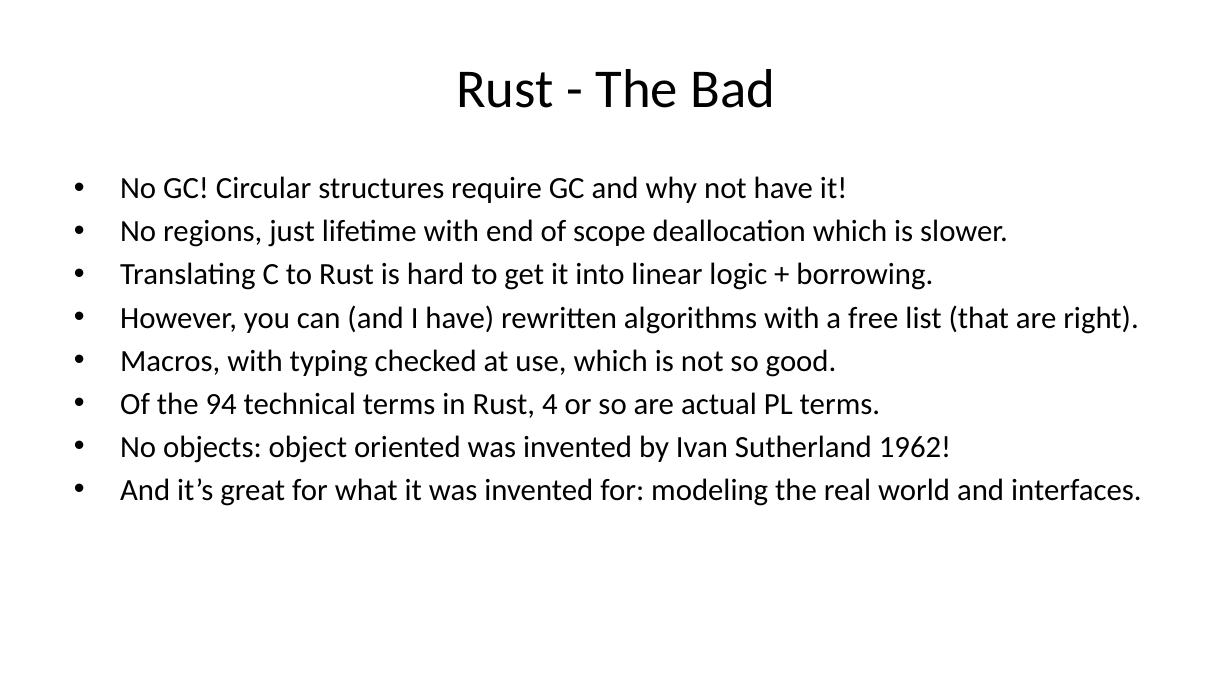
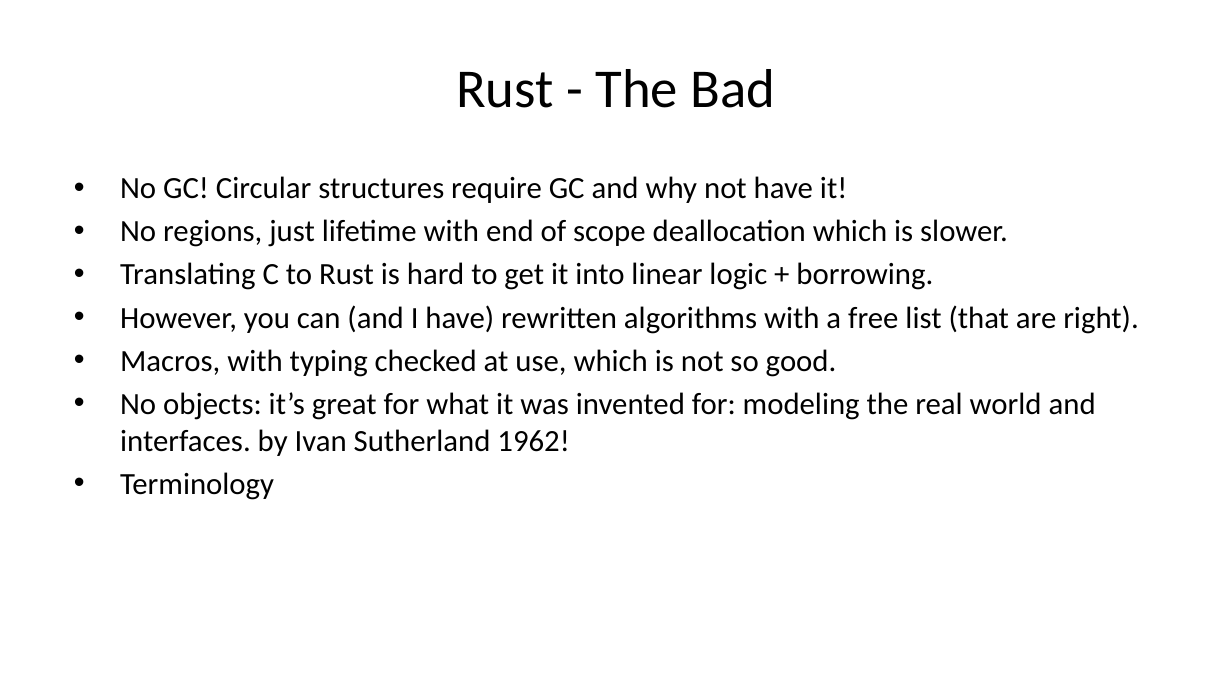
Before and after one commit to briangmilnes/APAS-VERUS, a slide deck: slide 8 of lectures/slidesMSR.pptx. Drawn at 1232x693 pixels with LibreOffice and Linux fonts; fonts in the diff are those of the drawing. Boxes give left, top, right and bottom in pixels: in the first picture for what was removed or moved away, otherwise in the second. Text is boxed around its words. In the diff, an @@ line names an element or a change of style, - is before the commit and + after.

```diff
--- a/lectures/slidesMSR.pptx
+++ b/lectures/slidesMSR.pptx
@@ text at (120,392,1096,500): text changed @@
-• Of the 94 technical terms in Rust, 4 or so are actual PL terms.
-• No objects: object oriented was invented by Ivan Sutherland 1962!
-• And it’s great for what it was invented for: modeling the real world and interfaces.
+• No objects: it’s great for what it was invented for: modeling the real world and interfaces. by Ivan Sutherland 1962!
+• Terminology
```
Also in this commit, not shown: 18 other slides changed, 1 slide added, 1 other file.
